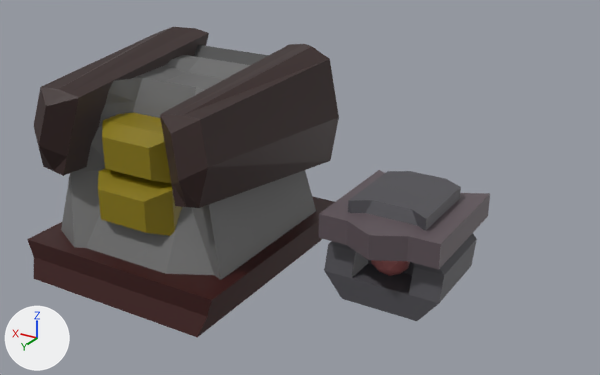
The Blender file Project/Assets/Models/BossMechBody/BossMech.blend: old version first, new version second.
The view is the same before and after, from a camera (50 mm lens) standing at (-1.74, 4.04, 2.3) and looking at (0.69, -0.01, 0.28). Arrows for +X, +Y and +Z are at lower left; the lights stay in place. The picture after the commit comes second.

Objects in the first picture: 'Cube', 'ICO球', '立方体', '立方体.001', '立方体.002', '立方体.003', '立方体.004', '立方体.005', '立方体.006'.
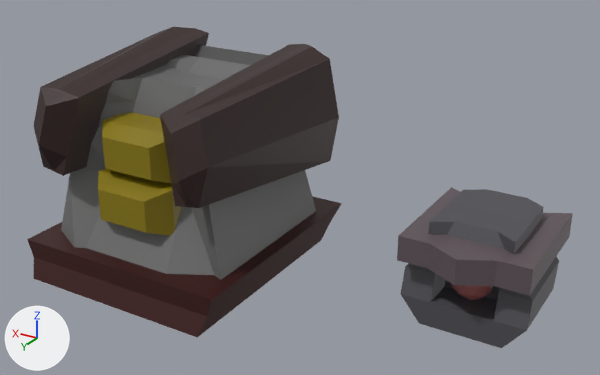
The newer file is also turned or shifted as a whole; pictures and numbers use the older file's frame.

What differs and where, as boxes (x1, y1, x2, y2) in the pictures (600 x 375 px):
'立方体.004', moved
    before: (324, 171, 477, 321)
    after: (401, 189, 559, 348)
'立方体.006', moved
    before: (319, 170, 490, 270)
    after: (397, 187, 573, 296)
'ICO球', moved
    before: (371, 260, 410, 276)
    after: (451, 284, 493, 300)

What changed in the scene script:
```text
Change ob_立方体_004:
    ob_立方体_004.location: (0.0, 0.0, 0.0) -> (-0.486, -0.017, -0.02)
Change ob_ico球:
    ob_ico球.location: (0.0, 0.0, 0.0) -> (-0.486, -0.017, -0.02)
Change ob_立方体_006:
    ob_立方体_006.location: (0.0, 0.0, 0.0) -> (-0.486, -0.017, -0.02)
```
